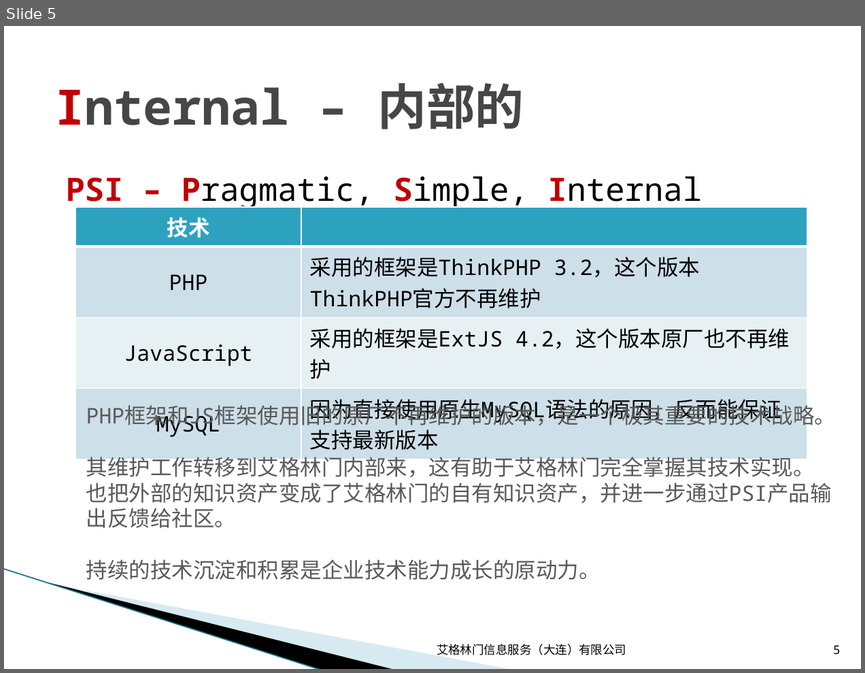
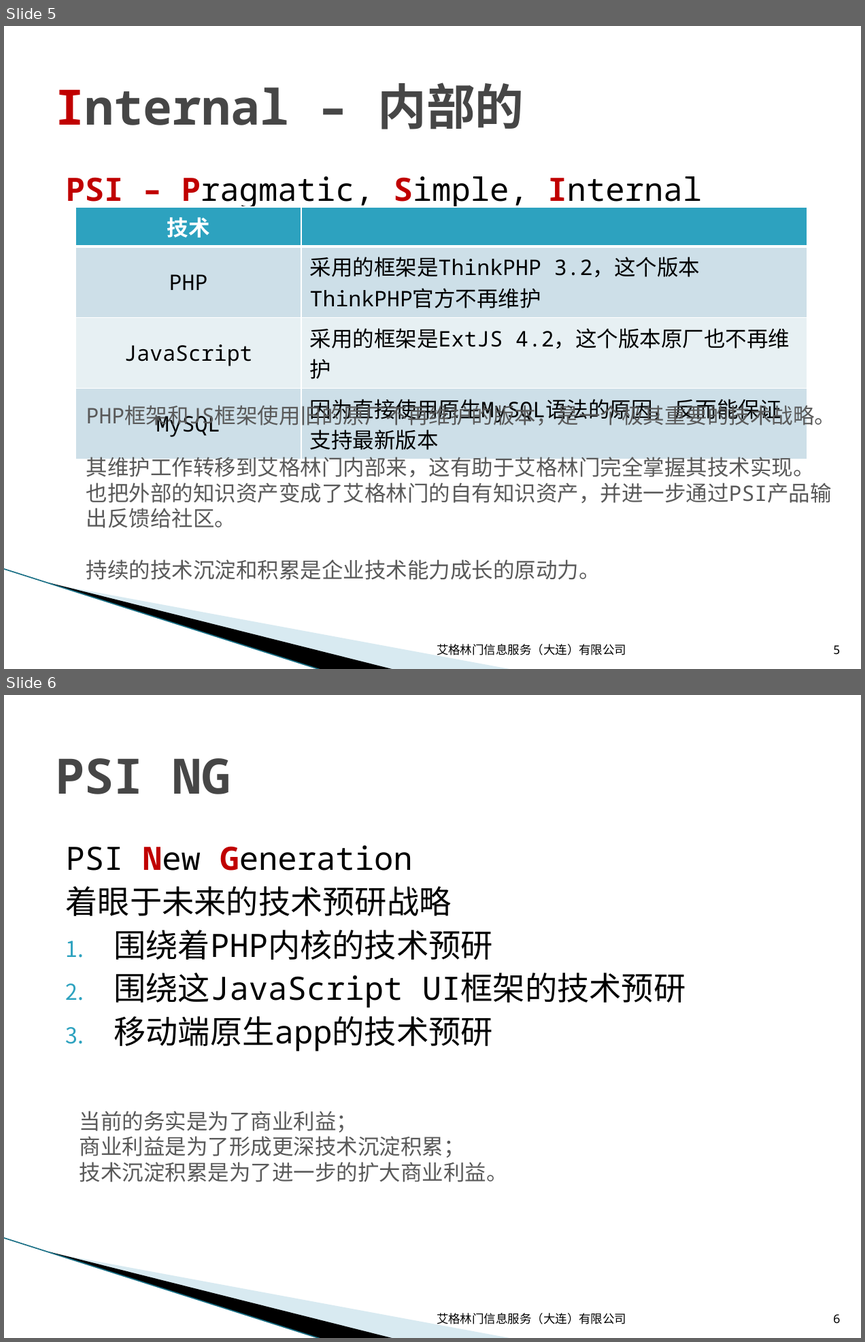
Before and after one commit to wuzhiping/PSI, a slide deck: doc/01 战略/PSI技术战略.pptx. Shown one above the other, each under a label of ours: slide 5 before the commit, slides 5 and 6 after it. The pictures are 865x673 and 865x1342 pixels, drawn with LibreOffice and Linux fonts; fonts in the diff are those of the drawing; background and template pictures are left out. Boxes give left, top, right and bottom in pixels: in the first picture for what was removed or moved away, otherwise in the second. Text is boxed around its words. In the diff, an @@ line names an element or a change of style, - is before the commit and + after.

Commit message:
文档 - PSI技术战略

```diff
--- a/doc/01 战略/PSI技术战略.pptx
+++ b/doc/01 战略/PSI技术战略.pptx
@@ slide 6 added at [4,695,861,1338], background #FFFFFF; not listed: 3 template elements that a slide beside it also shows @@
@@ title added at [55,758,231,794], 41 pt, text #464646, bold @@
+PSI NG
@@ text added at [66,845,686,1051], 27 pt, text #000000 @@
+PSI New Generation
+着眼于未来的技术预研战略
+1. 围绕着PHP内核的技术预研
+2. 围绕这JavaScript UI框架的技术预研
+3. 移动端原生app的技术预研
@@ text added at [79,1110,508,1182], 18 pt, text #595959 @@
+当前的务实是为了商业利益；
+商业利益是为了形成更深技术沉淀积累；
+技术沉淀积累是为了进一步的扩大商业利益。
@@ text added at [436,1312,626,1324], 10 pt, text #000000 @@
+艾格林门信息服务（大连）有限公司
@@ page number added at [833,1314,840,1323], 10 pt, text #000000 @@
+6
```
